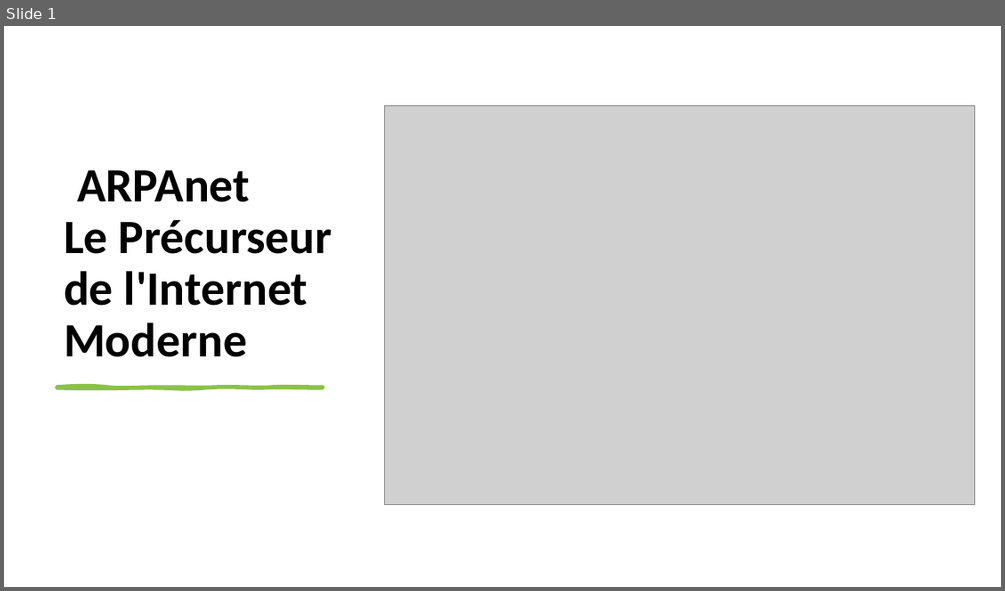
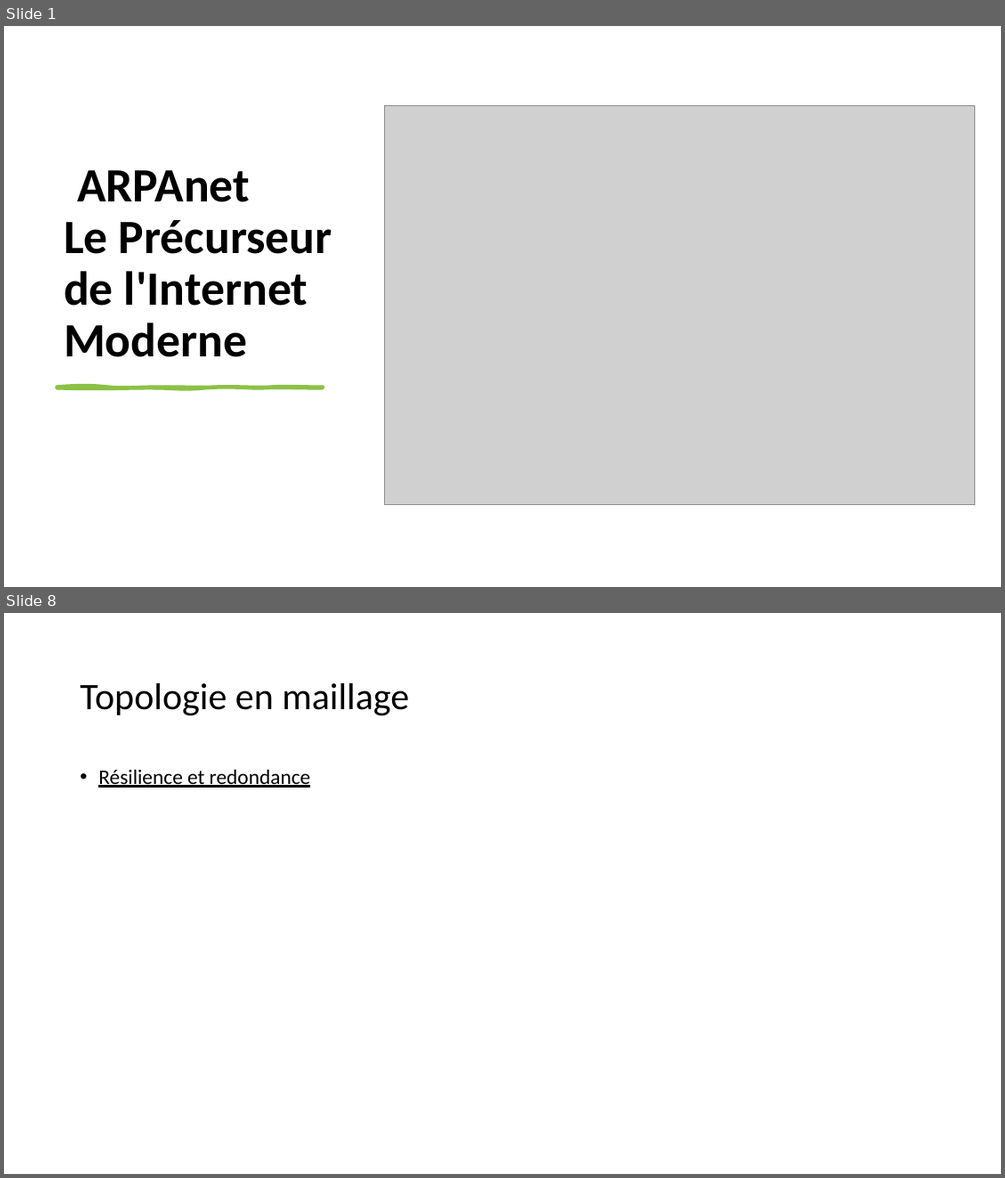
Before and after one commit to YannVerd/Expo_groupe, a slide deck: Expose_ARPAnet.pptx. Shown one above the other, each under a label of ours: slide 1 before the commit, slides 1 and 8 after it; the slides between them are not shown. The pictures are 1005x591 and 1005x1178 pixels, drawn with LibreOffice and Linux fonts; fonts in the diff are those of the drawing; grey boxes stand for pictures. Boxes give left, top, right and bottom in pixels: in the first picture for what was removed or moved away, otherwise in the second. Text is boxed around its words. In the diff, an @@ line names an element or a change of style, - is before the commit and + after.

```diff
--- a/Expose_ARPAnet.pptx
+++ b/Expose_ARPAnet.pptx
@@ slide 8 added at (x1=4, y1=613, x2=1001, y2=1174), background #FFFFFF @@
@@ title added at (x1=80, y1=683, x2=409, y2=716), 36 pt, text #000000 @@
+Topologie en maillage
@@ text added at (x1=98, y1=769, x2=311, y2=787), 20 pt, text #000000, underline @@
+• Résilience et redondance
```
Also in this commit, not shown: 7 slides changed, 1 slide removed, 1 other file.
